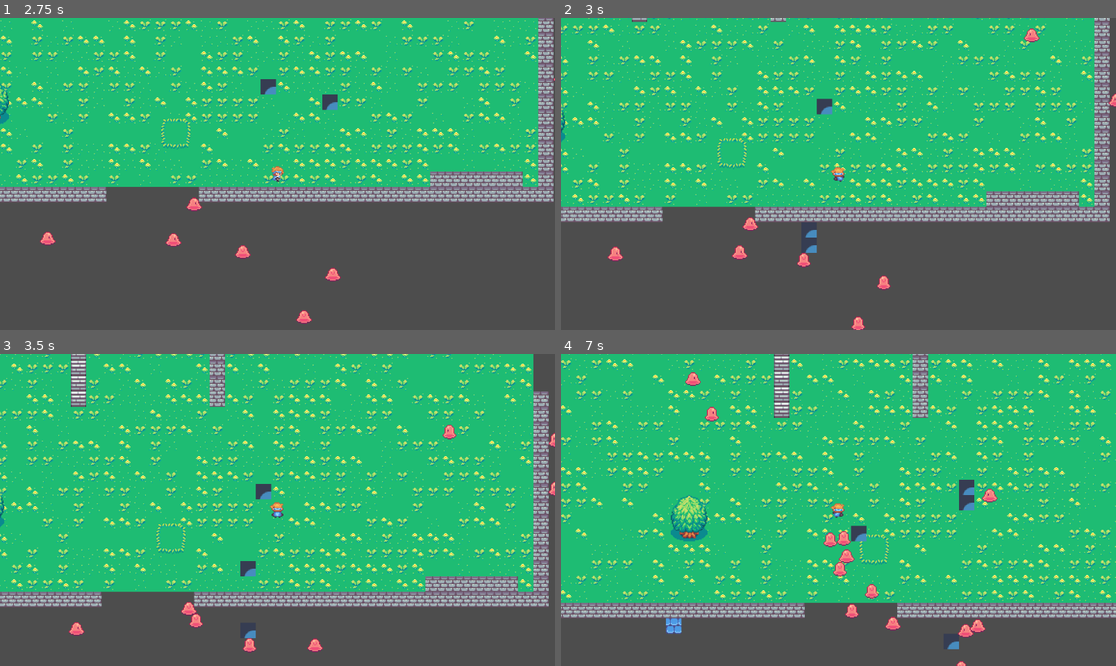
Above: before the commit, frames 1-4 (two rows, left to right).
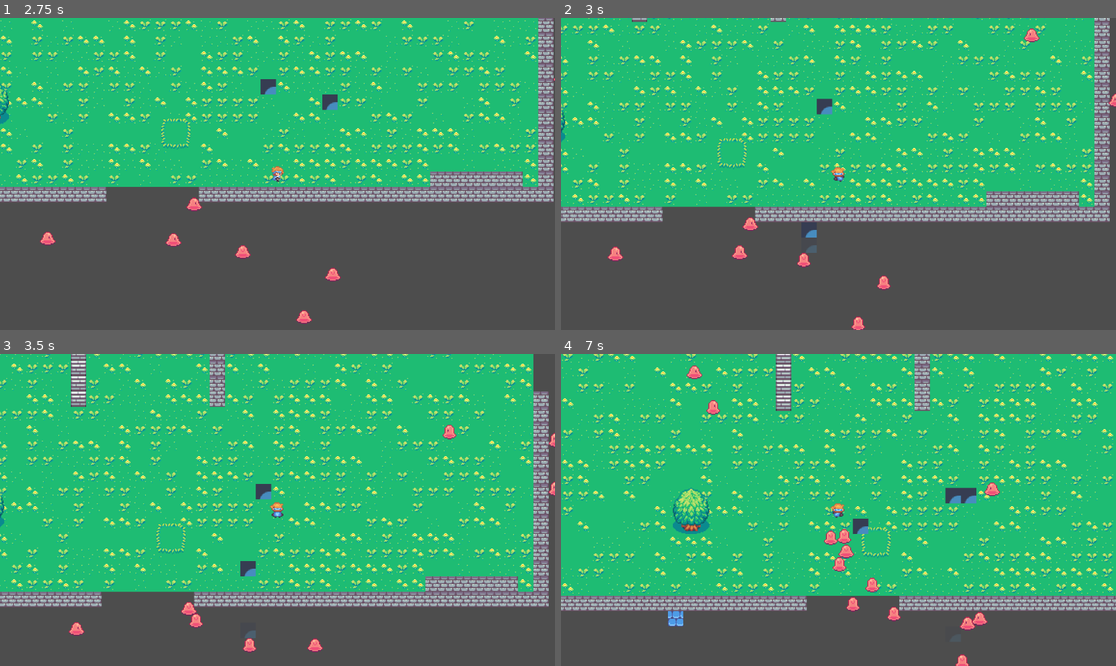
Above: after the commit, the same moments.

Repository: rehnen/game-prototypes
Game: Godot game, scene res://Game.tscn
Same seed, same stepped clock (60 frames per second), same inputs: the game is played once before the commit and once after it. The engine's default icon, where the game draws it, is replaced by a stand-in: a white triangle on a blue panel in a dark square.
Inputs (mouse positions are in pixels of both pictures, inside the frame that each line leads up to):
- Up to frame 1 (2.75 s): tap Enter at 0.5 s; move the mouse to (399, 158) at 0.52 s; hold D (right) 0.53-1.28 s; click (399, 158) at 0.67 s; move the mouse to (166, 189) at 1.27 s; hold S (down) 1.28-2.03 s; move the mouse to (333, 105) at 2.02 s; hold D (right) from 2.03 s (still down)
- Up to frame 2 (3 s): move the mouse to (810, 236) at 2.77 s; release D (right) at 2.78 s; hold W (up) from 2.78 s (still down); click (810, 236) at 2.92 s
- Up to frame 3 (3.5 s): keep holding W (up)
- Up to frame 4 (7 s): move the mouse to (1005, 556) at 3.52 s; release W (up) at 3.53 s; hold A (left) 3.53-5.03 s; move the mouse to (672, 463) at 4.27 s; move the mouse to (866, 510) at 5.02 s; hold S (down) 5.03-5.78 s; click (866, 510) at 5.17 s; move the mouse to (755, 432) at 5.77 s; hold D (right) 5.78-6.53 s; move the mouse to (960, 494) at 6.52 s; hold W (up) from 6.53 s (still down)

Frame 1 is identical in both runs. In frame 2, less than 0.1% of the frame differs, in the area x 44-47%, y 72-76%; in frame 3, less than 0.1%; in frame 4, 28%, in the area x 0-100%, y 0-100%.

Commit message:
Adding destructable blocks to slow down enemies

Diff:
--- a/Enemy.tscn
+++ b/Enemy.tscn
@@ -163,3 +163,9 @@
 position = Vector2(0, 3)
 rotation = 1.5708
 shape = SubResource("CapsuleShape2D_qb3ge")
+
+[node name="AttackCooldown" type="Timer" parent="."]
+process_callback = 0
+one_shot = true
+
+[connection signal="timeout" from="AttackCooldown" to="." method="_on_attack_cooldown_timeout"]
--- a/Obstacle.tscn
+++ b/Obstacle.tscn
@@ -1,11 +1,14 @@
-[gd_scene load_steps=3 format=3 uid="uid://osctqmieiyd0"]
+[gd_scene load_steps=4 format=3 uid="uid://osctqmieiyd0"]
 
 [ext_resource type="Texture2D" uid="uid://cm01a2w1dvrbn" path="res://icon.svg" id="1_a81sq"]
+[ext_resource type="Script" path="res://obstacle.gd" id="1_w0vn6"]
 
 [sub_resource type="RectangleShape2D" id="RectangleShape2D_p7ho2"]
 size = Vector2(16, 16)
 
 [node name="Obstacle" type="StaticBody2D"]
+script = ExtResource("1_w0vn6")
+hp = 31
 metadata/_edit_horizontal_guides_ = [-32.0]
 
 [node name="Sprite" type="Sprite2D" parent="."]
--- a/Player.tscn
+++ b/Player.tscn
@@ -272,7 +272,7 @@
 
 [sub_resource type="CapsuleShape2D" id="CapsuleShape2D_rgrkd"]
 radius = 6.0
-height = 14.0
+height = 16.0
 
 [node name="Player" type="CharacterBody2D"]
 script = ExtResource("1_id33s")
--- /dev/null
+++ b/obstacle.gd
@@ -0,0 +1,23 @@
+extends StaticBody2D
+
+@export var color = "red"
+@export var hp: int = 10
+var current_hp: int = hp
+
+
+# Called when the node enters the scene tree for the first time.
+func _ready() -> void:
+  pass # Replace with function body.
+
+
+# Called every frame. 'delta' is the elapsed time since the previous frame.
+func _process(delta: float) -> void:
+  pass
+
+
+func hit(attack_power)-> void:
+  current_hp -= attack_power
+  $Sprite.modulate.a = float(current_hp) / float(hp)
+  print_debug("current hp", current_hp)
+  if current_hp <= 0:
+    self.queue_free()
--- a/scripts/enemy.gd
+++ b/scripts/enemy.gd
@@ -4,6 +4,7 @@
 @onready var player = get_parent().get_node("Player")
 
 var normalized_direction: Vector2 = Vector2.ZERO;
+var is_able_to_attack: bool = true
 
 func _init():
   var position_jitter = Vector2(randi_range(-300, 300), randi_range(-300, 300))
@@ -40,4 +41,17 @@
   velocity = movement_direction
   velocity = velocity.normalized() * 50
   velocity += velocity * delta
+
   move_and_slide()
+  for i in get_slide_collision_count():
+    var collision = get_slide_collision(i)
+    if collision.get_collider().has_method("hit") && is_able_to_attack:
+      is_able_to_attack = false
+      collision.get_collider().hit(1)
+      $AttackCooldown.start(1)
+      break
+
+
+func _on_attack_cooldown_timeout() -> void:
+  print_debug("timer")
+  is_able_to_attack = true
--- a/scripts/player_script.gd
+++ b/scripts/player_script.gd
@@ -50,3 +50,7 @@
   velocity += velocity * delta
   animate()
   move_and_slide()
+
+
+func _on_area_2d_area_entered(area: Area2D) -> void:
+  print_debug(area)
